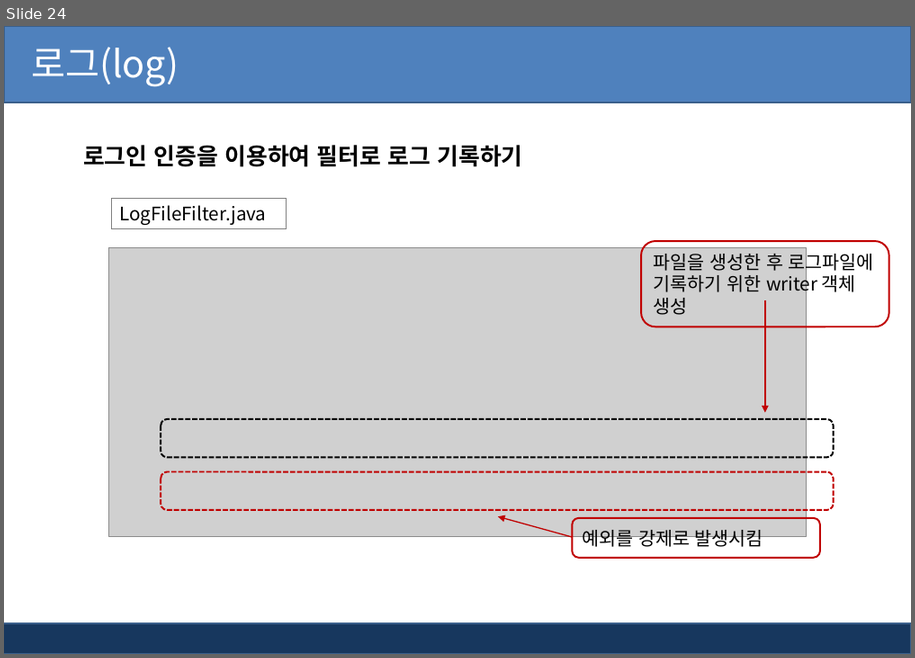
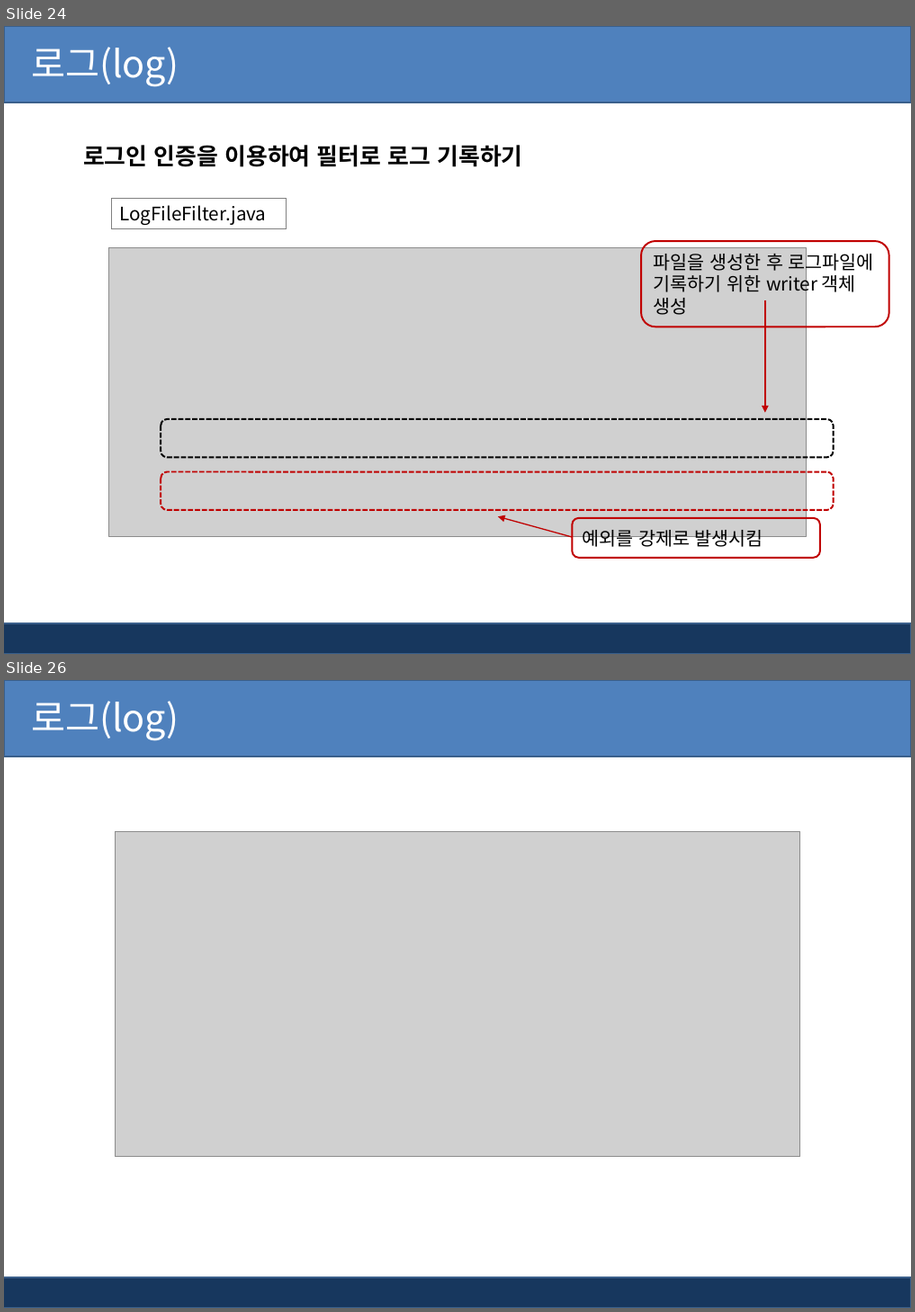
Before and after one commit to kiyongee2/green_project_web, a slide deck: jsp_ppt/12장. 필터(Filter)-로그 기록.pptx. Shown one above the other, each under a label of ours: slide 24 before the commit, slides 24 and 26 after it; the slides between them are not shown. The pictures are 915x658 and 915x1312 pixels, drawn with LibreOffice and Linux fonts; fonts in the diff are those of the drawing; grey boxes stand for pictures; background and template pictures are left out. Boxes give left, top, right and bottom in pixels: in the first picture for what was removed or moved away, otherwise in the second. Text is boxed around its words. In the diff, an @@ line names an element or a change of style, - is before the commit and + after.

```diff
--- a/jsp_ppt/12장. 필터(Filter)-로그 기록.pptx
+++ b/jsp_ppt/12장. 필터(Filter)-로그 기록.pptx
@@ slide 26 added at (x1=4, y1=680, x2=911, y2=1308), background #FFFFFF; not listed: 2 template elements that a slide beside it also shows @@
@@ text added at (x1=31, y1=701, x2=179, y2=740), 32 pt, text #FFFFFF @@
+로그(log)
@@ picture added at (x1=115, y1=831, x2=800, y2=1157) @@
```
Also in this commit, not shown: 2 slides changed, 1 other slide added, 46 other files.
